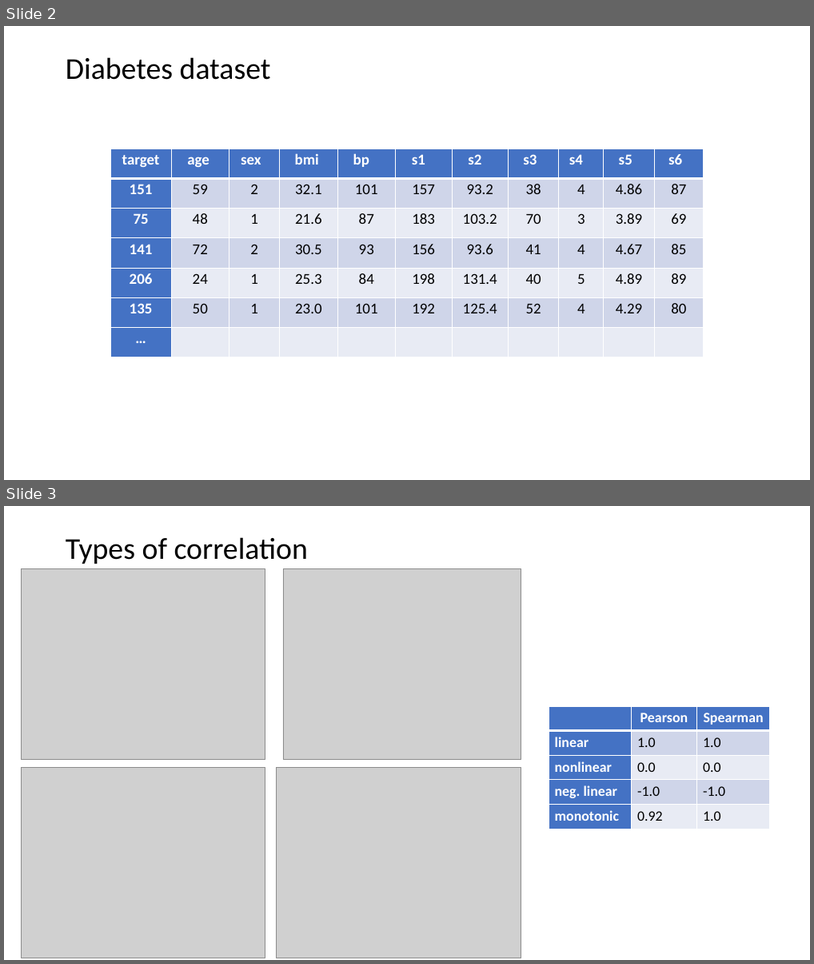
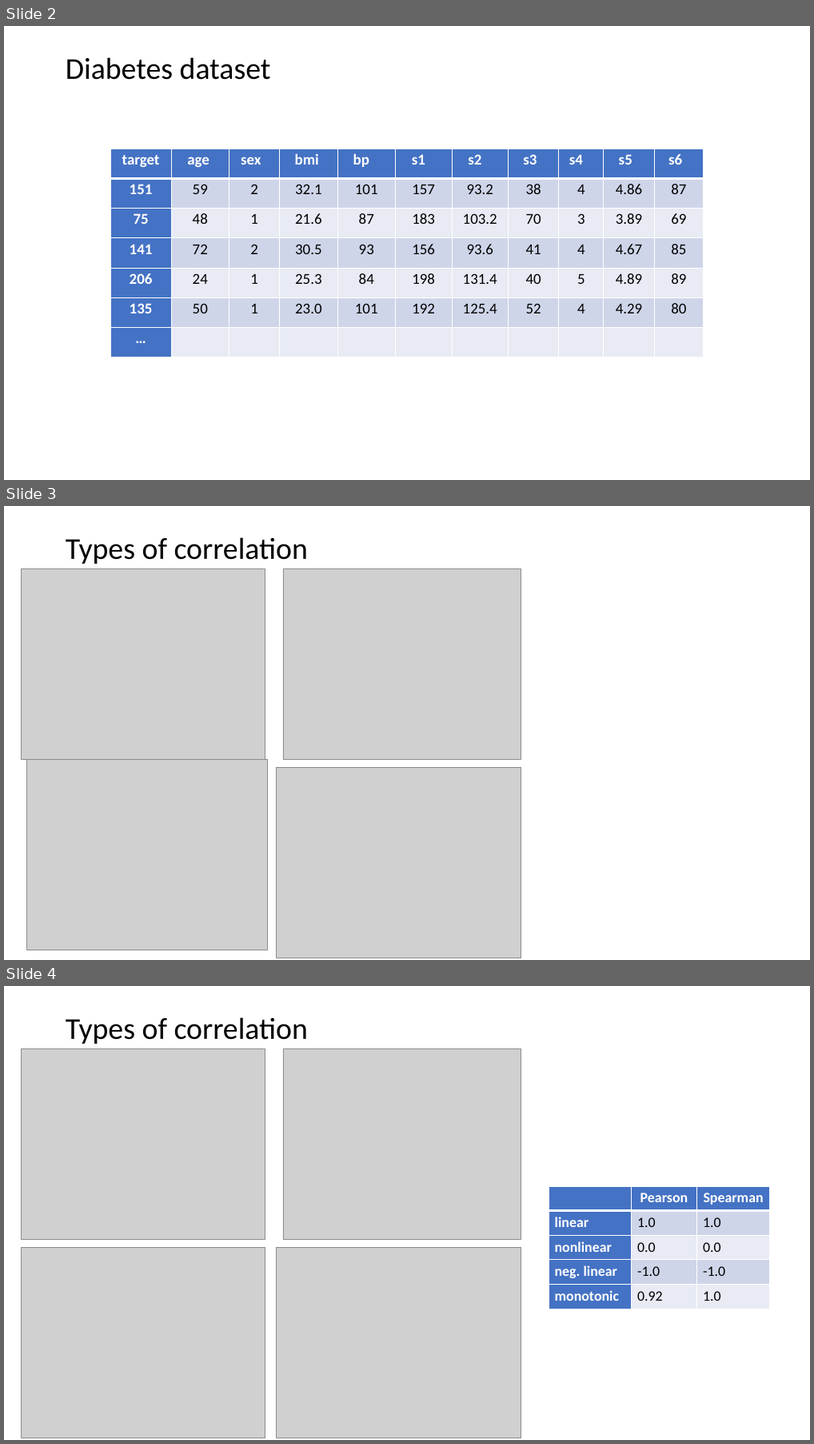
Before and after one commit to CCEMGroupTCD/SoftwareTutorials, a slide deck: python/feature_target_correlations/Feature-target correlations.pptx. Shown one above the other, each under a label of ours: slides 2 and 3 before the commit, slides 2, 3 and 4 after it. The pictures are 814x964 and 814x1444 pixels, drawn with LibreOffice and Linux fonts; fonts in the diff are those of the drawing; grey boxes stand for pictures. Boxes give left, top, right and bottom in pixels: in the first picture for what was removed or moved away, otherwise in the second. Text is boxed around its words. In the diff, an @@ line names an element or a change of style, - is before the commit and + after.

```diff
--- a/python/feature_target_correlations/Feature-target correlations.pptx
+++ b/python/feature_target_correlations/Feature-target correlations.pptx
@@ slide 3 added at (4, 506, 810, 960), background #FFFFFF @@
@@ title added at (66, 537, 308, 564), 36 pt, text #000000 @@
+Types of correlation
@@ picture added at (21, 569, 266, 760) @@
@@ picture added at (283, 569, 522, 760) @@
@@ picture added at (27, 760, 268, 950) @@
@@ picture added at (277, 768, 522, 958) @@
@@ what was slide 3 is now slide 4 @@
```
Also in this commit, not shown: 1 slide changed, 2 other files.
